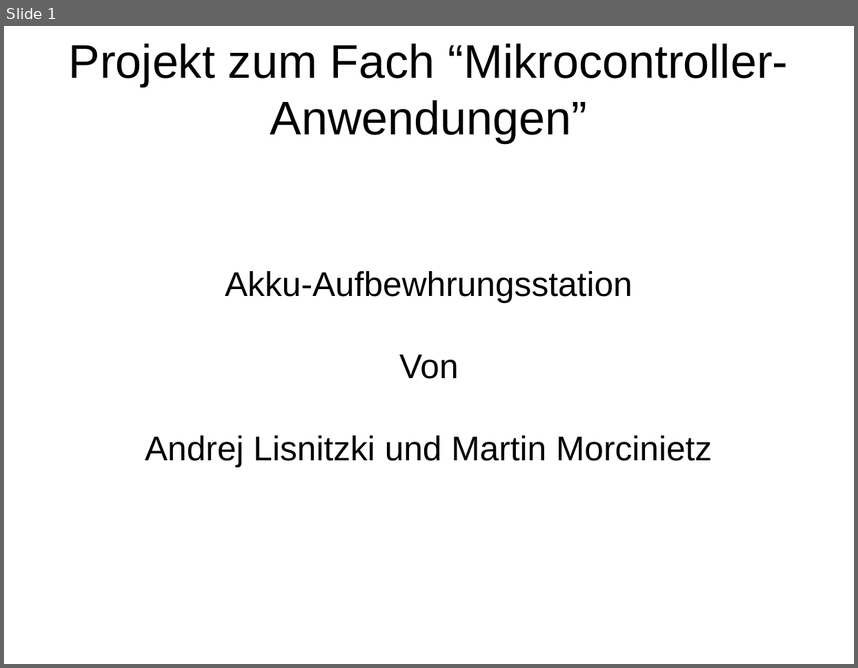
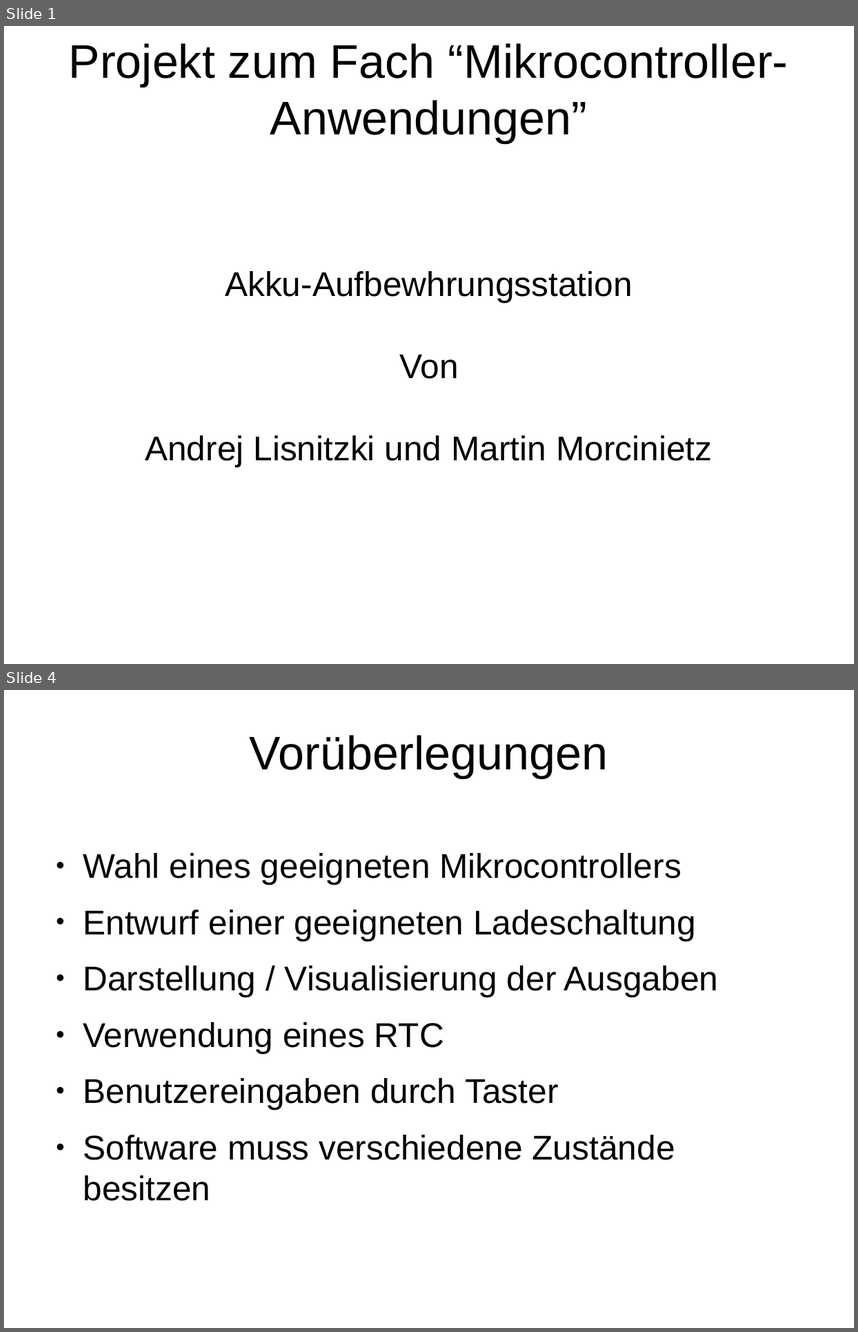
Before and after one commit to celentanos/mca, a slide deck: Vortrag.odp. Shown one above the other, each under a label of ours: slide 1 before the commit, slides 1 and 4 after it; the slides between them are not shown. The pictures are 858x668 and 858x1332 pixels, drawn with LibreOffice and Linux fonts; fonts in the diff are those of the drawing; background and template pictures are left out. Boxes give left, top, right and bottom in pixels: in the first picture for what was removed or moved away, otherwise in the second. Text is boxed around its words. In the diff, an @@ line names an element or a change of style, - is before the commit and + after.

```diff
--- a/Vortrag.odp
+++ b/Vortrag.odp
@@ slide 4 added at (4, 690, 854, 1328), background picture (left out) @@
@@ title added at (250, 735, 608, 778), 44 pt, text #000000 @@
+Vorüberlegungen
@@ text added at (83, 853, 719, 1201), 32 pt, text #000000 @@
+● Wahl eines geeigneten Mikrocontrollers
+● Entwurf einer geeigneten Ladeschaltung
+● Darstellung / Visualisierung der Ausgaben
+● Verwendung eines RTC
+● Benutzereingaben durch Taster
+● Software muss verschiedene Zustände besitzen
```
Also in this commit, not shown: 1 slide changed, 4 other slides added, 1 slide removed.
